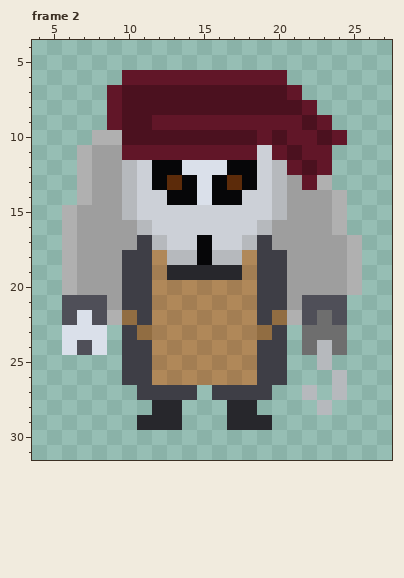
Pixel-art file, stored at NPC_CARNICERO.aseprite. The first picture shows the starting point.
32x32 pixels, 2 frames. Colours within 5 levels of each other are drawn and written as one. Shown: frame 2: x 4..27, y 4..31. The commit also changed other frames, which this record leaves out.
Now the later version:
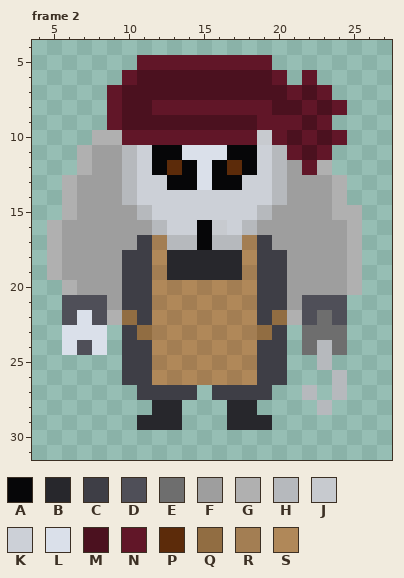
Palette (. is transparent): A #060608  B #27272c  C #3e3e46  D #4f4f58  E #6e6e6e  F #9e9e9e  G #b0b0b0  H #b6b9bd  J #c7cacf  K #ccd0d7  L #dae0ea  M #4b111f  N #611628  P #5c2b0a  Q #916d42  R #a37e53  S #b08859
Commit message: MiniAnim
Change:
Frame 2:
Colour A replaces colour K in row 16 at x 15.
Colour A replaces colour L in row 12 at x 14 and 16.
Colour A replaces colour N in row 11 at x 12 to 13 and 17 to 18.
Colour A replaces colour P in row 13 at x 13 and 17.
Colour B replaces colour A in row 18 at x 15.
Colour B replaces colour H in row 18 at x 13 to 14 and 16 to 17.
Colour F replaces colour G in row 13 at x 7 and 23; in row 14 at x 7; in row 16 at x 6 and 24; in rows 17 to 19 at x 6.
Colour F replaces colour H in row 15 at x 10 and 20; in row 16 at x 11 and 19.
Colour F replaces colour N in row 12 at x 21; in row 13 at x 22.
Colour G is added in row 13 at x 6 and 24; in row 14 at x 6; in row 15 at x 25; in row 16 at x 5 and 25; in rows 17 to 19 at x 5.
Colour G replaces colour N in row 12 at x 23.
Colour H replaces colour K in row 15 at x 11 and 19; in row 16 at x 12 and 18; in row 17 at x 13 to 14 and 16 to 17.
Colour H replaces colour N in row 11 at x 10 and 20.
Colour J replaces colour K in row 16 at x 16.
Colour J replaces colour N in row 10 at x 19.
Colour K replaces colour A in row 13 at x 12 and 18; in row 14 at x 13 to 14 and 16 to 17.
Colour K replaces colour L in row 14 at x 15.
Colour K replaces colour N in row 11 at x 11.
Colour L replaces colour N in row 11 at x 14 to 16.
Colour M is added in row 7 at x 22; in row 8 at x 23.
Colour M replaces colour N in row 6 at x 11 to 19; in row 9 at x 12 to 18; in row 10 at x 21; in row 11 at x 22.
Colour N is added in row 5 at x 11 to 19; in row 6 at x 22; in row 7 at x 23; in row 8 at x 24.
Colour N replaces colour M in row 8 at x 12 to 19; in row 10 at x 10 to 18 and 20; in row 11 at x 21; in row 12 at x 22.
Colour P replaces colour A in row 12 at x 13 and 17.
Colour R replaces colour H in row 17 at x 12 and 18.
Boxes around the changes in both pictures, in picture pixels (x1, y1, x2, y2):
changed: (47, 55, 362, 280)
